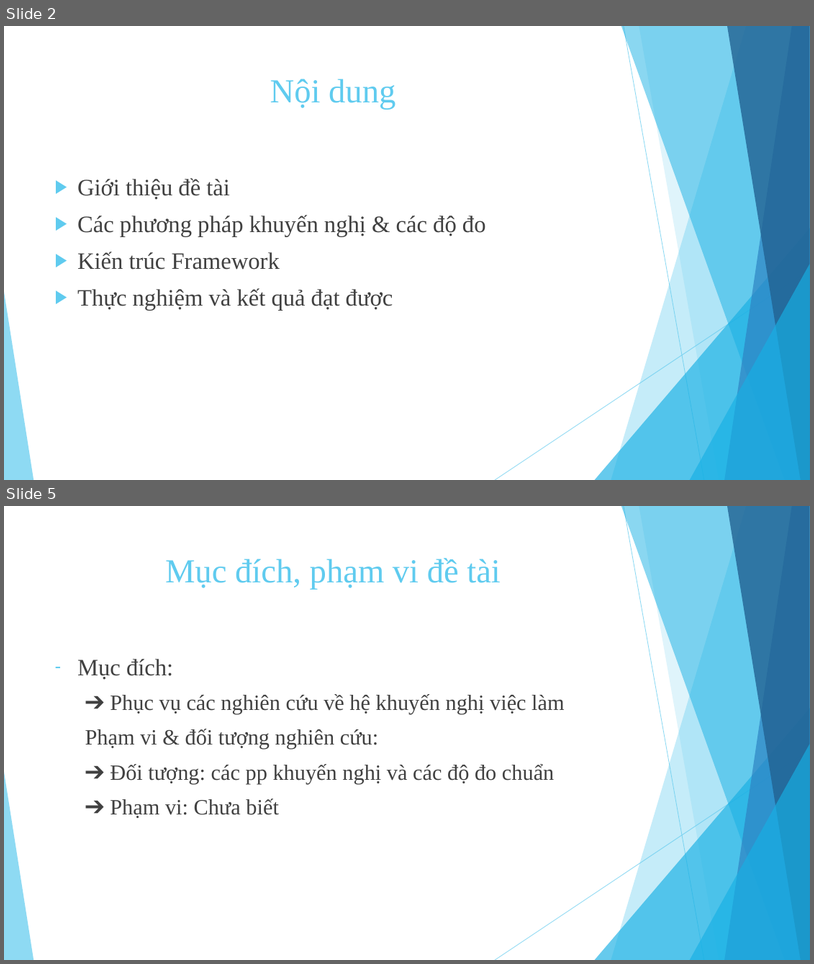
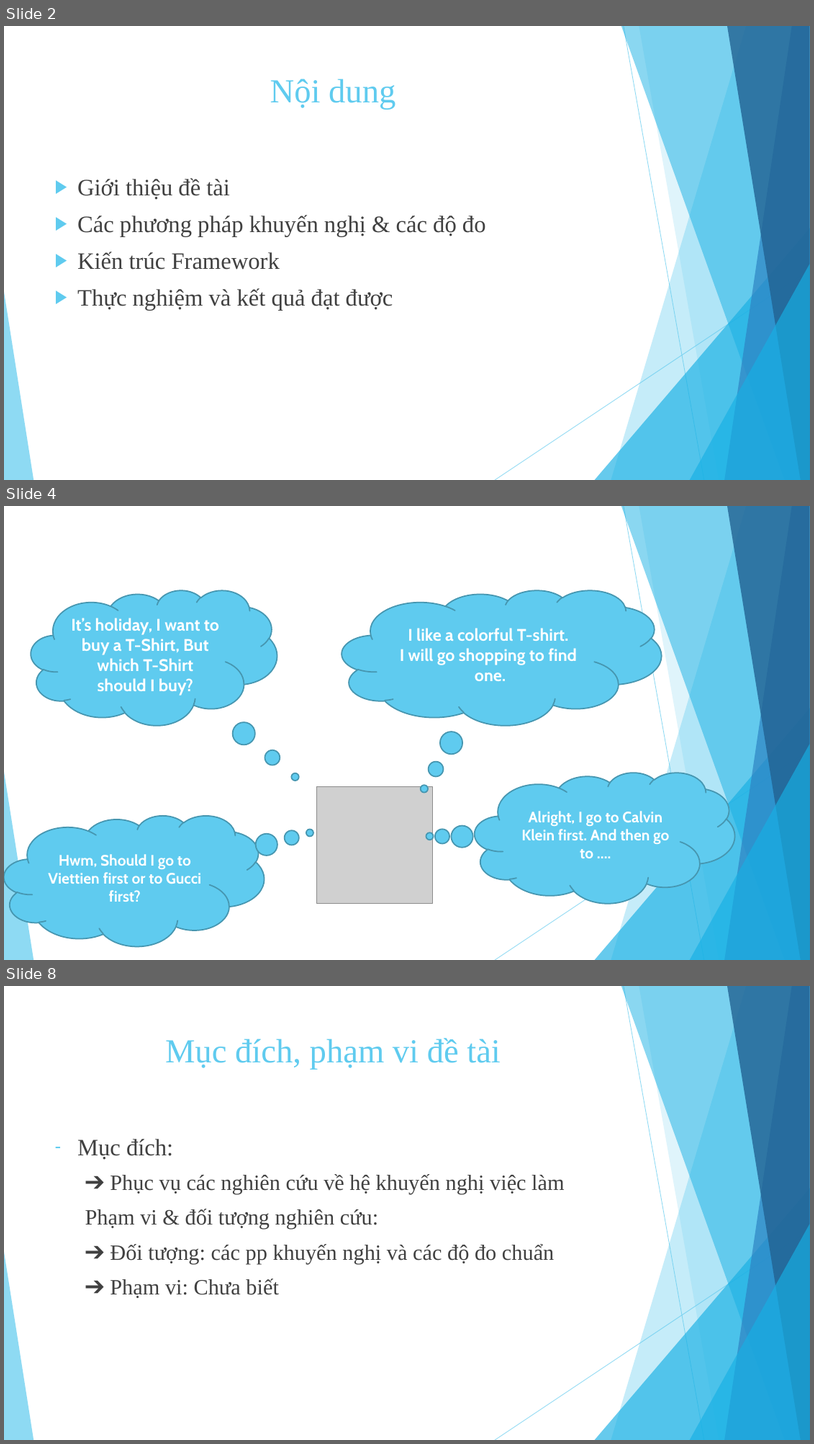
Before and after one commit to tuyennta/JobRecSys, a slide deck: Documents/Báo cáo/Bao cao KLTN.pptx. Shown one above the other, each under a label of ours: slides 2 and 5 before the commit, slides 2, 4 and 8 after it; the slides between them are not shown. The pictures are 814x964 and 814x1444 pixels, drawn with LibreOffice and Linux fonts; fonts in the diff are those of the drawing; grey boxes stand for pictures. Boxes give left, top, right and bottom in pixels: in the first picture for what was removed or moved away, otherwise in the second. Text is boxed around its words. In the diff, an @@ line names an element or a change of style, - is before the commit and + after.

```diff
--- a/Documents/Báo cáo/Bao cao KLTN.pptx
+++ b/Documents/Báo cáo/Bao cao KLTN.pptx
@@ slide 4 added at (x1=4, y1=506, x2=810, y2=960), background #FFFFFF; not listed: 10 template elements that a slide beside it also shows @@
@@ thought cloud added at (x1=31, y1=590, x2=278, y2=725), fill #5FCBEF, outline #4696B1 1.5 pt, 20 pt, text #FFFFFF, bold @@
+It’s holiday, I want to buy a T-Shirt, But which T-Shirt should I buy?
@@ thought cloud added at (x1=342, y1=590, x2=662, y2=725), fill #5FCBEF, outline #4696B1 1.5 pt, 20 pt, text #FFFFFF, bold @@
+I like a colorful T-shirt.
+I will go shopping to find one.
@@ thought cloud added at (x1=476, y1=772, x2=736, y2=903), fill #5FCBEF, outline #4696B1 1.5 pt, 18 pt, text #FFFFFF, bold @@
+Alright, I go to Calvin Klein first. And then go to ….
@@ picture added at (x1=316, y1=787, x2=433, y2=903) @@
@@ thought cloud added at (x1=4, y1=815, x2=264, y2=946), fill #5FCBEF, outline #4696B1 1.5 pt, 18 pt, text #FFFFFF, bold @@
+Hwm, Should I go to Viettien first or to Gucci first?
@@ what was slide 5 is now slide 8 @@
```
Also in this commit, not shown: 4 slides changed, 3 other slides added, 1 slide removed.
